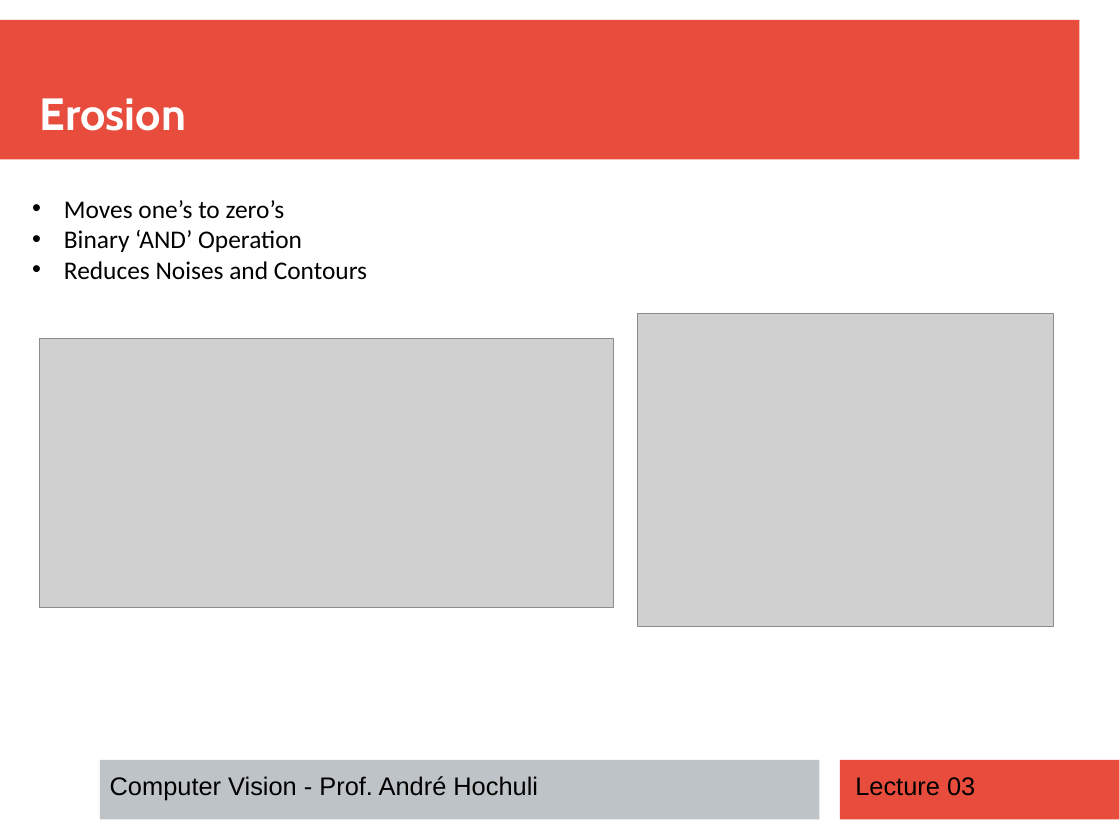
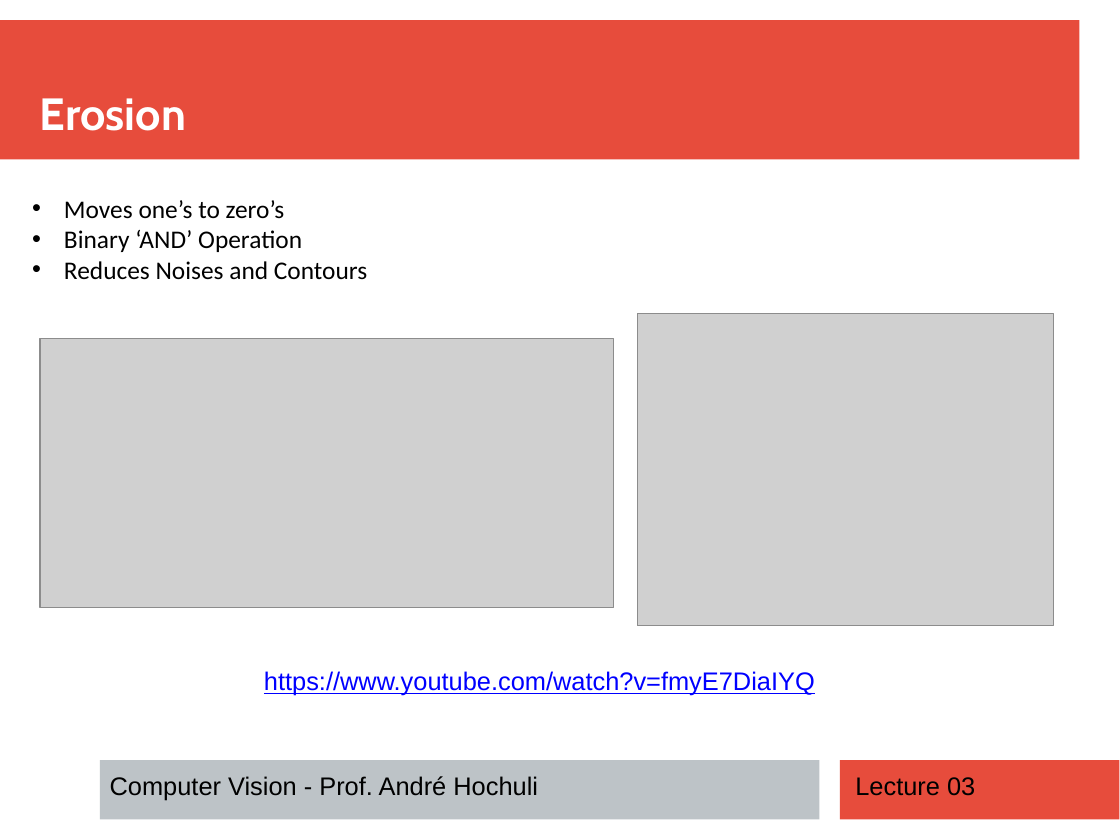
Before and after one commit to andrehochuli/teaching, a slide deck: slide 12 of ComputerVision/Lecture 03 - Morphology/Lecture 03 - Morphology.pptx (slide 5 before the commit). Drawn at 1120x840 pixels with LibreOffice and Linux fonts; fonts in the diff are those of the drawing; grey boxes stand for pictures. Boxes give left, top, right and bottom in pixels: in the first picture for what was removed or moved away, otherwise in the second. Text is boxed around its words. In the diff, an @@ line names an element or a change of style, - is before the commit and + after.

```diff
--- a/ComputerVision/Lecture 03 - Morphology/Lecture 03 - Morphology.pptx
+++ b/ComputerVision/Lecture 03 - Morphology/Lecture 03 - Morphology.pptx
@@ text added at <box>264,671,815,696</box>, 18 pt, text #0000FF, underline @@
+https://www.youtube.com/watch?v=fmyE7DiaIYQ
```
Also in this commit, not shown: 4 other slides changed, 7 slides added, 2 other files.
